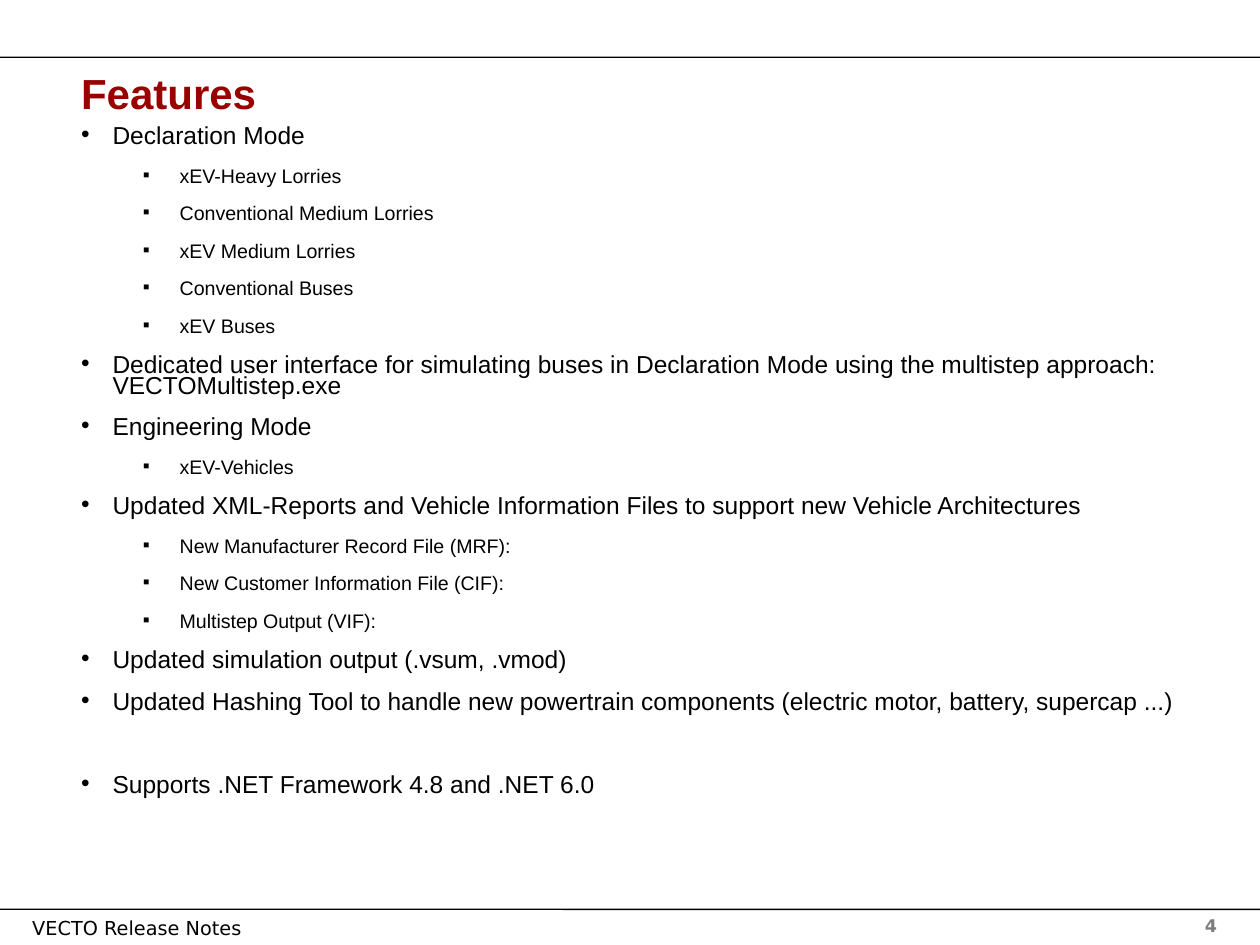
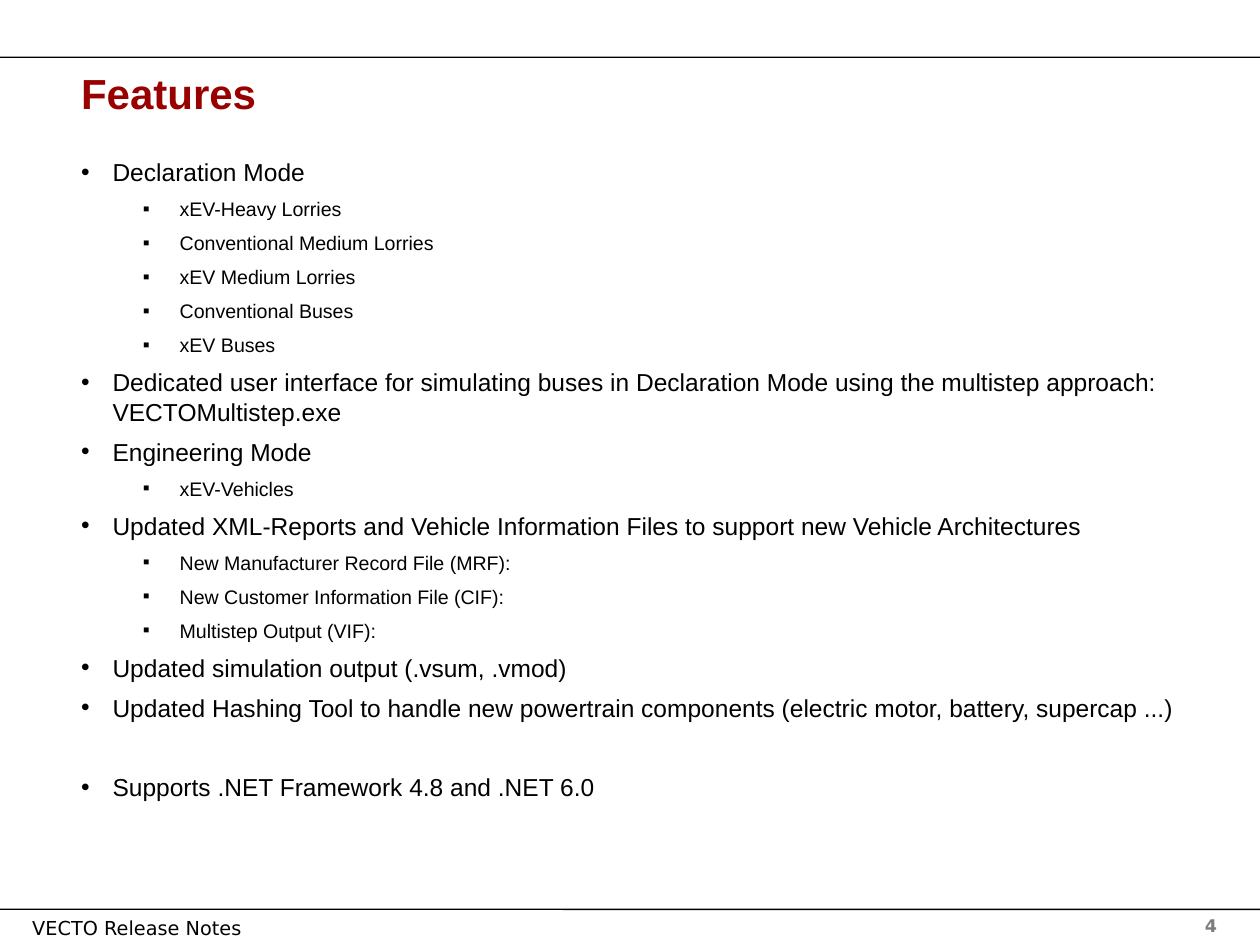
Before and after one commit to tanawadeatharva/BharatVECTO, a slide deck: slide 4 of Documentation/User Manual Source/Release Notes Vecto4.x.pptx. Drawn at 1260x945 pixels with LibreOffice and Linux fonts; fonts in the diff are those of the drawing; background and template pictures are left out. Boxes give left, top, right and bottom in pixels: in the first picture for what was removed or moved away, otherwise in the second. Text is boxed around its words. In the diff, an @@ line names an element or a change of style, - is before the commit and + after.

Commit message:
updating user manual (version, changelog)

```diff
--- a/Documentation/User Manual Source/Release Notes Vecto4.x.pptx
+++ b/Documentation/User Manual Source/Release Notes Vecto4.x.pptx
@@ text "Declaration Mode" moved from (x1=113, y1=126, x2=1155, y2=798) to (x1=113, y1=163, x2=1155, y2=801) @@
@@ text "Declaration Mode" at (x1=113, y1=163, x2=1155, y2=801): line spacing 0.7 to 1; less space between paragraphs @@
```
Also in this commit, not shown: 1 other slide changed, 3 other files.
